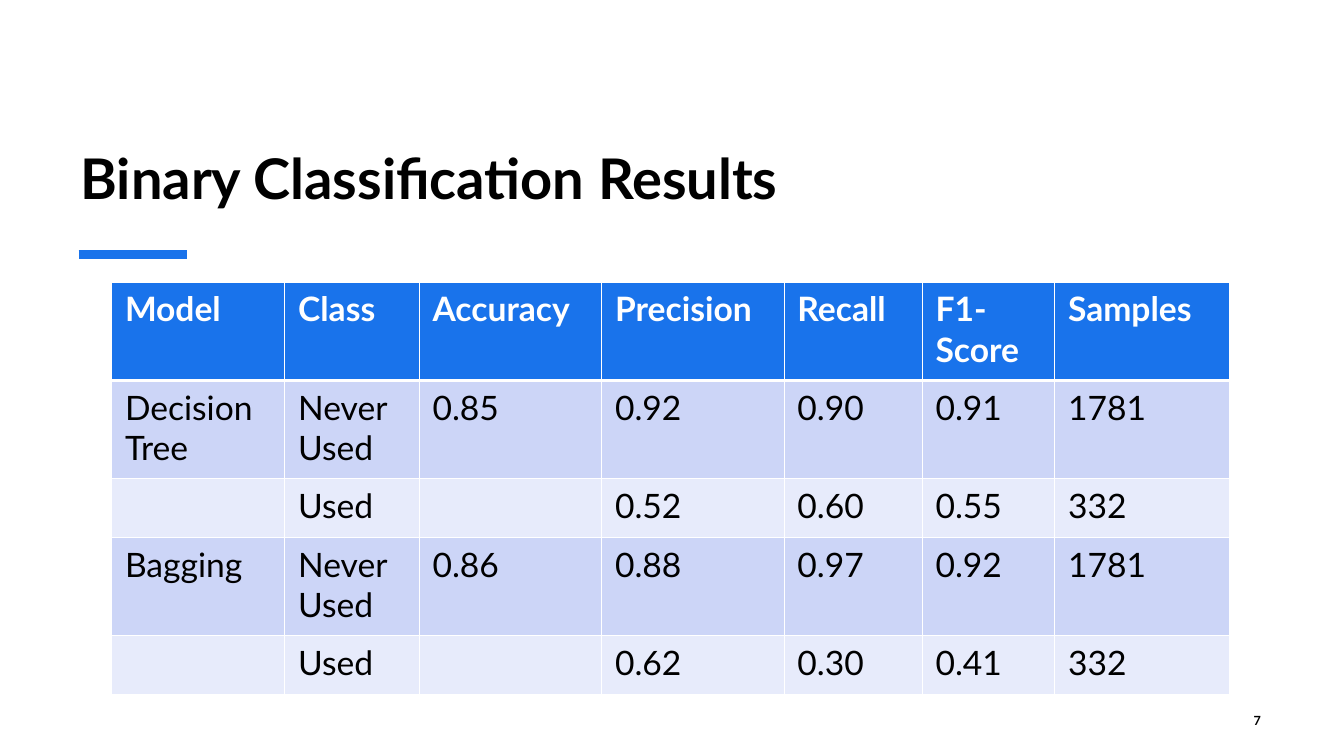
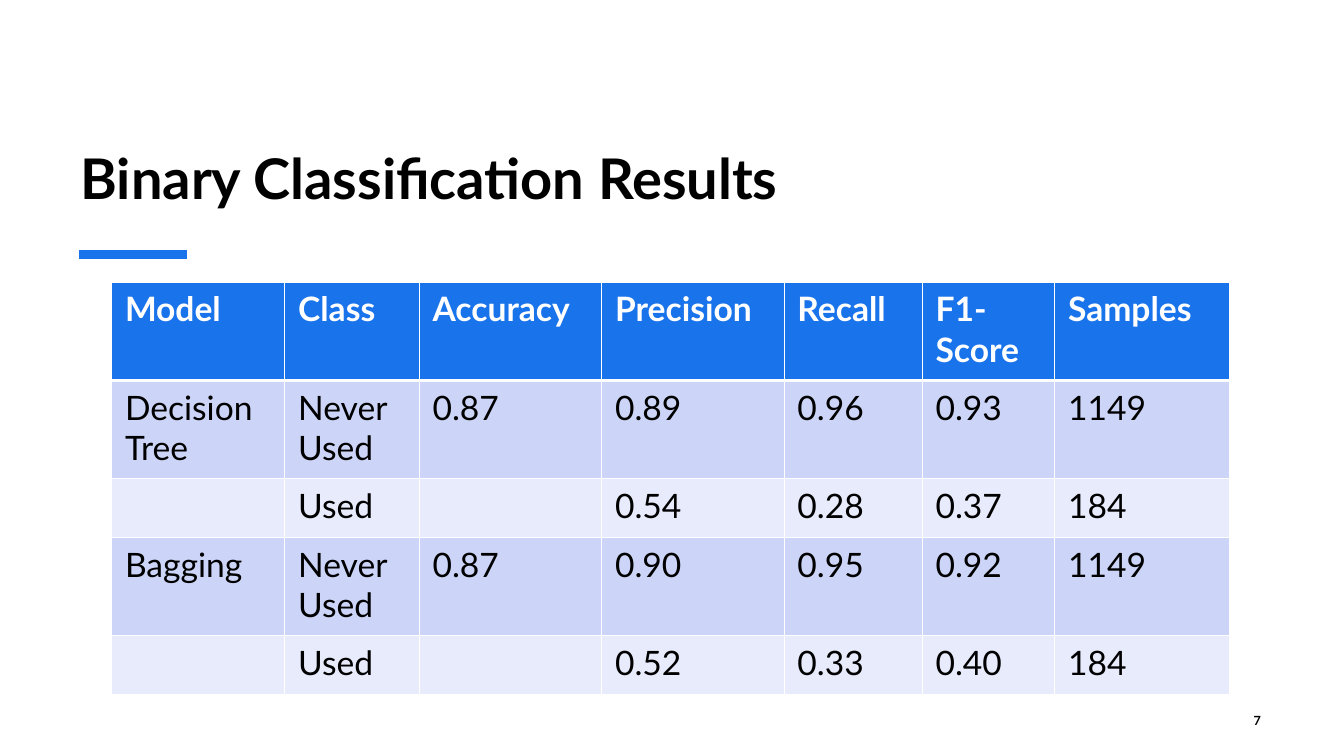
Before and after one commit to ChristufaY/data5322, a slide deck: slide 7 of hw1/slides.pptx. Drawn at 1344x756 pixels with LibreOffice and Linux fonts; fonts in the diff are those of the drawing. Boxes give left, top, right and bottom in pixels: in the first picture for what was removed or moved away, otherwise in the second. Text is boxed around its words. In the diff, an @@ line names an element or a change of style, - is before the commit and + after.

```diff
--- a/hw1/slides.pptx
+++ b/hw1/slides.pptx
@@ table at box(112, 282, 1231, 695) @@
-row 2: Decision Tree | Never Used | 0.85 | 0.92 | 0.90 | 0.91 | 1781
+row 2: Decision Tree | Never Used | 0.87 | 0.89 | 0.96 | 0.93 | 1149
-row 3:  | Used |  | 0.52 | 0.60 | 0.55 | 332
+row 3:  | Used |  | 0.54 | 0.28 | 0.37 | 184
-row 4: Bagging | Never Used | 0.86 | 0.88 | 0.97 | 0.92 | 1781
+row 4: Bagging | Never Used | 0.87 | 0.90 | 0.95 | 0.92 | 1149
-row 5:  | Used |  | 0.62 | 0.30 | 0.41 | 332
+row 5:  | Used |  | 0.52 | 0.33 | 0.40 | 184
```
Also in this commit, not shown: 7 other slides changed, 1 slide added, 1 slide removed, 8 other files.
